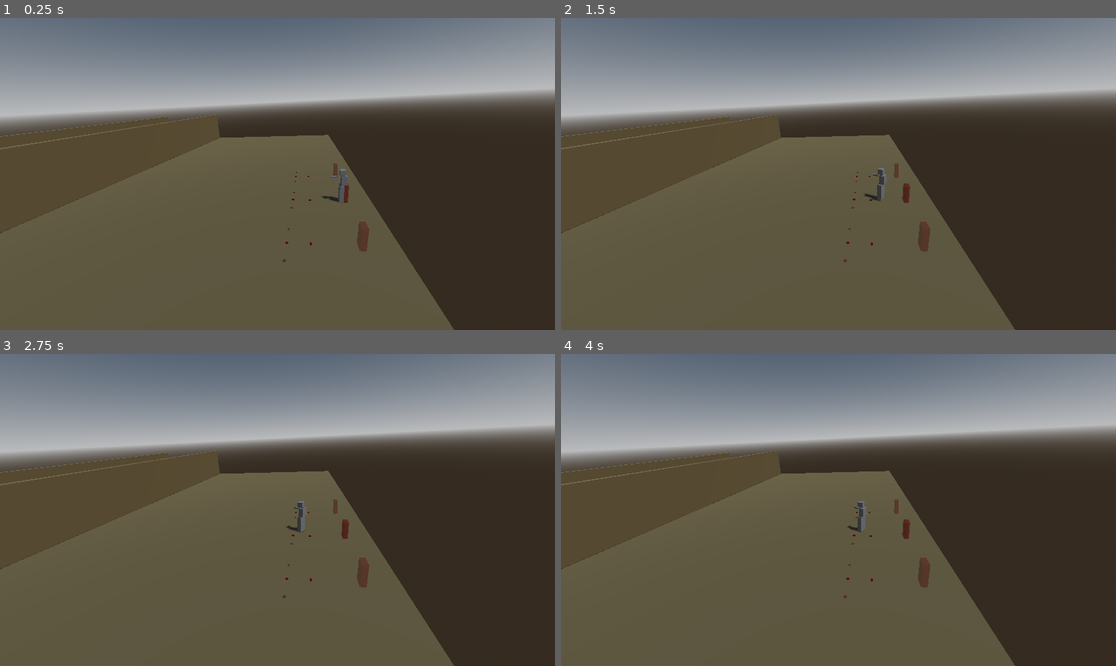
Above: before the commit, frames 1-4 (two rows, left to right).
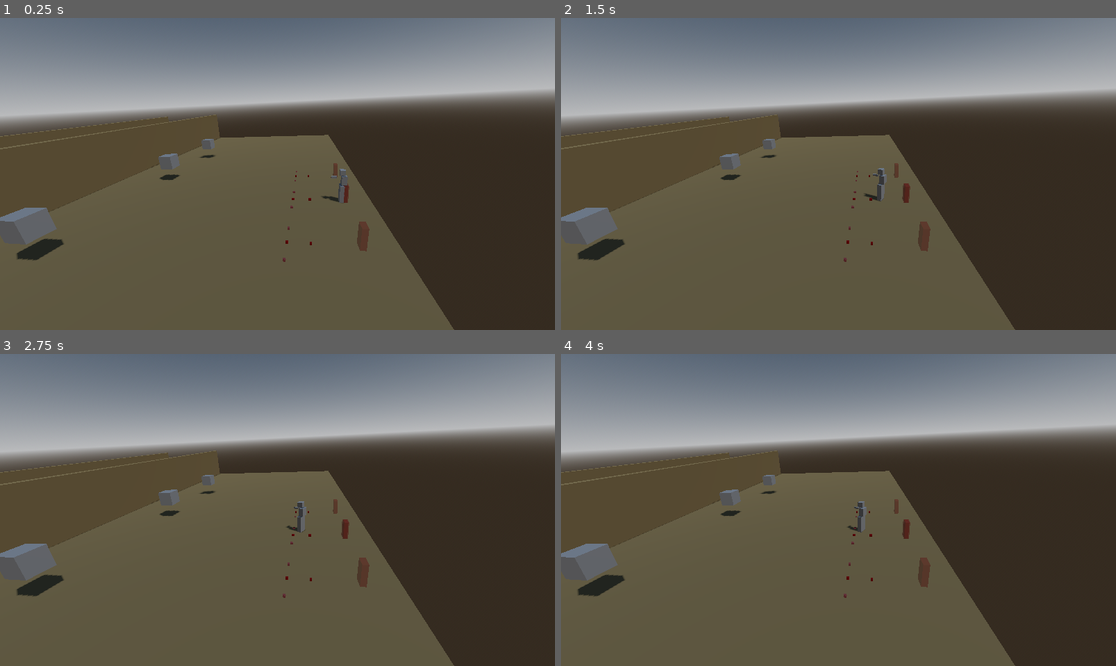
Above: after the commit, the same moments.

Repository: gawe-dev/Gargolas-EDD-1806
Game: Godot game, scene res://@Screens/Test.tscn
Two runs of this game, one before a commit and one after it. Both use one fixed random seed, a clock stepped at 60 frames per second and the inputs below.
Inputs:
- Up to frame 1 (0.25 s): no input
- Up to frame 2 (1.5 s): no input
- Up to frame 3 (2.75 s): no input
- Up to frame 4 (4 s): tap Enter at 3.5 s

The runs differ from the first frame. In frame 1, 1.3% of the frame differs, in the area x 0-67%, y 38-79%; in frame 2, 1.3%; in frame 3, 1.3%; in frame 4, 1.3%.

Commit message:
manejador de Waves y barricades down

Diff:
--- a/@Screens/Test.tscn
+++ b/@Screens/Test.tscn
@@ -60,6 +60,23 @@
 use_collision = true
 size = Vector3(40, 4, 0.623047)
 
+[node name="Lanes" type="Node" parent="."]
+
+[node name="Left" type="Node" parent="Lanes"]
+
+[node name="CSGBox3D" type="CSGBox3D" parent="Lanes/Left"]
+transform = Transform3D(1, 0, 0, 0, 1, 0, 0, 0, 1, 9.5322, 2, -25.3722)
+
+[node name="Mid" type="Node" parent="Lanes"]
+
+[node name="CSGBox3D2" type="CSGBox3D" parent="Lanes/Mid"]
+transform = Transform3D(1, 0, 0, 0, 1, 0, 0, 0, 1, 0.532202, 2, -25.3722)
+
+[node name="Right" type="Node" parent="Lanes"]
+
+[node name="CSGBox3D3" type="CSGBox3D" parent="Lanes/Right"]
+transform = Transform3D(1, 0, 0, 0, 1, 0, 0, 0, 1, -6.4678, 2, -25.3722)
+
 [node name="Player" type="CharacterBody3D" parent="."]
 unique_name_in_owner = true
 transform = Transform3D(1, 0, 0, 0, 1, 0, 0, 0, 1, 0, -37.31, 0.186)
@@ -79,4 +96,4 @@
 transform = Transform3D(-0.131235, -0.337177, 0.932249, -0.0470018, 0.941441, 0.333885, -0.990236, 1.50479e-08, -0.139398, 15.0296, 6.11026, -36.3087)
 
 [node name="TroopManagement" parent="." instance=ExtResource("2_yotfc")]
-transform = Transform3D(1, 0, 0, 0, 1, 0, 0, 0, 1, 4.00146, 0.500002, -42.5049)
+transform = Transform3D(1, 0, 0, 0, 1, 0, 0, 0, 1, 4.00146, 0.510955, -42.5049)
--- a/Musketeer/Musketeer.gd
+++ b/Musketeer/Musketeer.gd
@@ -9,10 +9,17 @@
 var drops:Node
 var flags:Array[Node3D]
 
+var laneAttack:String # se setea desde spawner
+var barricades:Array[Node3D]
+
 func _ready():
 	##Obtener todas las banderas del spawn de esta instancia
 	for node in get_parent().find_children("Flag*", "Node3D",false):
 		flags.push_back(node)
+
+	##Obtener todas las barricadas de la linea sugerida por el spawn
+	for node in get_tree().current_scene.find_child(laneAttack).get_children(false):
+		barricades.push_back(node)
 
 	##Obtener player para targetear
 	target = get_tree().current_scene.get_node("%Player")
@@ -26,8 +33,9 @@
 	ManageGravity()
 	ManageForward()
 	ManageDuty()
-	RotateToward()
+	ManageRoute()
 	move_and_slide()
+	UpdateCurrentBarricade()
 	SensorClimb()
 	SensorPrepareAim()
 
@@ -63,7 +71,9 @@
 		if not reloading:
 			ForwardMode = ForwardTypes.Stop
 			AimAndShoot()
-	#elif barricade_in_range:
+	elif barricade_in_range:
+		if not reloading:
+			AimAndShoot()
 	else:
 		if high_body.rotation != Vector3.ZERO:
 			high_body.rotation = Vector3.ZERO
@@ -89,9 +99,8 @@
 		reloading = false
 
 
-
 var current_flag = 0
-func RotateToward():
+func ManageRoute():
 	#si actual barricada no tiene propiedad destruida en true
 	#si mi padre es cover
 	if get_parent().name.contains("Cover"):
@@ -131,6 +140,10 @@
 
 
 #region Sensores
+var current_barricade := 0
+func UpdateCurrentBarricade():
+	if barricade_in_range and barricades[current_barricade].name.contains("Down"):
+		current_barricade += 1
 
 enum GravityTypes { Falling, Climbing, Infiltrating }
 var GravityState:GravityTypes
@@ -144,12 +157,12 @@
 		GravityState = GravityTypes.Falling
 
 var target_in_range := false
+var barricade_in_range := false
 func SensorPrepareAim():
-	if (global_position - target.global_position).length() < (bullet.RANGE - 5):
-		target_in_range = true
+	target_in_range = (global_position - target.global_position).length() < (bullet.RANGE - 5)
 
-	#if (global_position - barricades[current_barricade].global_position).length() < (shoot_ray.target_position.z):#
-		pass
+	barricade_in_range = (global_position - barricades[current_barricade].global_position).length() < bullet.RANGE
+
 
 
 #endregion
--- a/MusketeerSpawner/SpawnMusketeer.gd
+++ b/MusketeerSpawner/SpawnMusketeer.gd
@@ -1,11 +1,11 @@
 extends Node3D
 
-@export var laneAttack:String
+@export var laneAttack:String = "Mid"
 
 @onready var mosketeerScene : PackedScene = preload("res://Musketeer/Musketeer.tscn")
 
 var mosketeerInstance: CharacterBody3D
 func CreateUnit():
 	mosketeerInstance = mosketeerScene.instantiate()
-	#mosketeerInstance.laneAttack = laneAttack
+	mosketeerInstance.laneAttack = laneAttack
 	add_child(mosketeerInstance)
--- a/MusketeerSpawner/SpawnMusketeer.tscn
+++ b/MusketeerSpawner/SpawnMusketeer.tscn
@@ -30,6 +30,7 @@
 transform = Transform3D(1, 0, 0, 0, 1, 0, 0, 0, 1, 0, 0, 2)
 
 [node name="Point" type="MeshInstance3D" parent="Flag1"]
+transform = Transform3D(1, 0, 0, 0, 1, 0, 0, 0, 1, 0, 0.05, 0)
 material_override = SubResource("StandardMaterial3D_v4piu")
 mesh = SubResource("BoxMesh_2qrpk")
 
@@ -37,15 +38,16 @@
 transform = Transform3D(1, 0, 0, 0, 1, 0, 0, 0, 1, 0, 0, 3)
 
 [node name="Point" type="MeshInstance3D" parent="Flag2"]
+transform = Transform3D(1, 0, 0, 0, 1, 0, 0, 0, 1, 0, 0.05, 0)
 material_override = SubResource("StandardMaterial3D_v4piu")
 mesh = SubResource("BoxMesh_2qrpk")
 
 [node name="Cover1" type="MeshInstance3D" parent="Flag2"]
-transform = Transform3D(1, 0, 0, 0, 1, 0, 0, 0, 1, 1, 0, 0)
+transform = Transform3D(1, 0, 0, 0, 1, 0, 0, 0, 1, 1, 0.05, 0)
 material_override = SubResource("StandardMaterial3D_qcllu")
 mesh = SubResource("BoxMesh_2qrpk")
 
 [node name="Cover2" type="MeshInstance3D" parent="Flag2"]
-transform = Transform3D(1, 0, 0, 0, 1, 0, 0, 0, 1, -1, 0, 0)
+transform = Transform3D(1, 0, 0, 0, 1, 0, 0, 0, 1, -1, 0.05, 0)
 material_override = SubResource("StandardMaterial3D_qcllu")
 mesh = SubResource("BoxMesh_2qrpk")
--- a/TroopManagement/Wave0.tscn
+++ b/TroopManagement/Wave0.tscn
@@ -5,4 +5,3 @@
 [node name="Wave0" type="Node3D"]
 
 [node name="SpawnMusketeer" parent="." instance=ExtResource("1_iuqjw")]
-laneAttack = "Mid"
--- a/TroopManagement/Wave1.tscn
+++ b/TroopManagement/Wave1.tscn
@@ -9,7 +9,6 @@
 laneAttack = "Left"
 
 [node name="SpawnMusketeerMid" parent="." instance=ExtResource("1_c4jak")]
-laneAttack = "Mid"
 
 [node name="SpawnMusketeerRight" parent="." instance=ExtResource("1_c4jak")]
 transform = Transform3D(1, 0, 0, 0, 1, 0, 0, 0, 1, -4, 0, 0)
